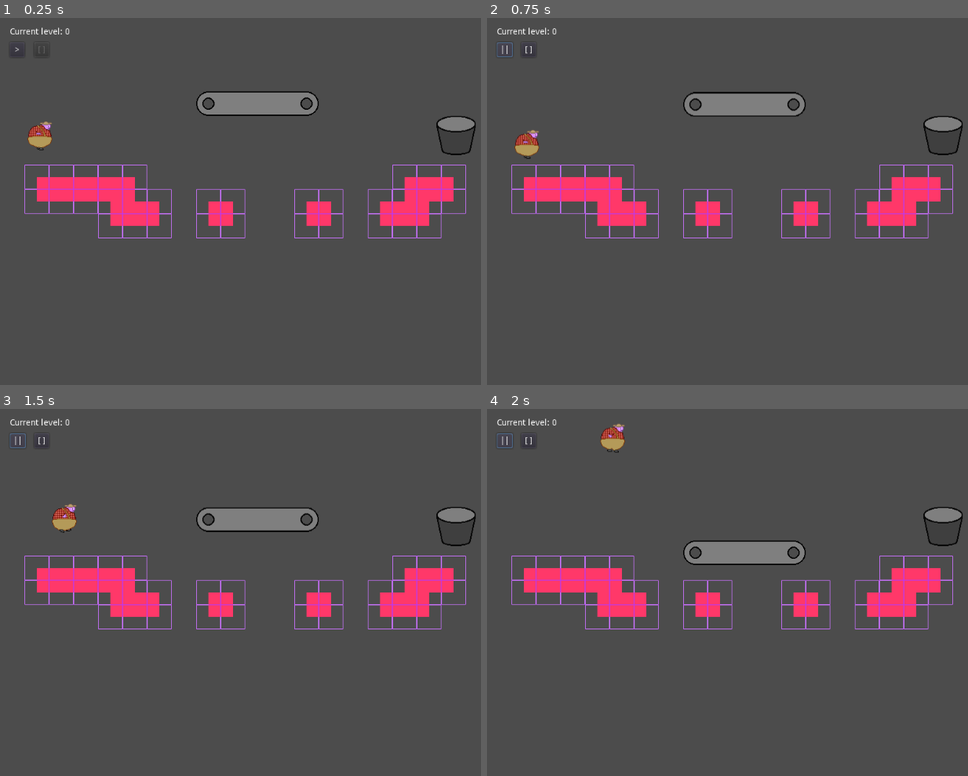
Above: before the commit, frames 1-4 (two rows, left to right).
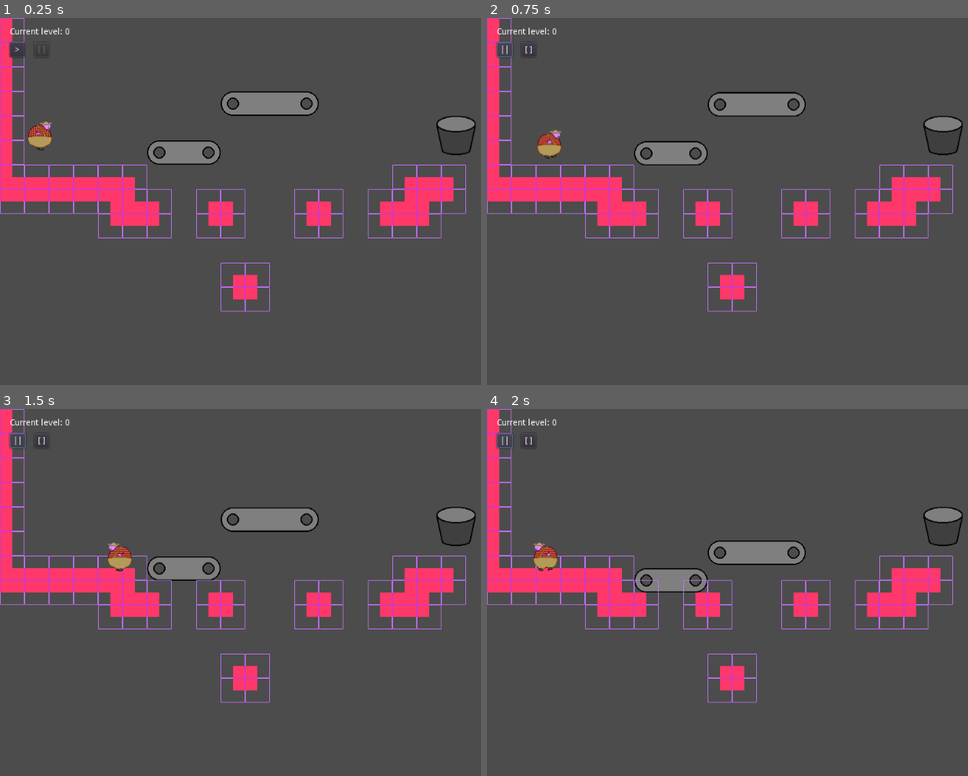
Above: after the commit, the same moments.

Repository: carsonswope/gmtk-jam
Game: Godot game, scene res://MainScene.tscn
Same seed, same stepped clock (60 frames per second), same inputs: the game is played once before the commit and once after it.
Inputs:
- Up to frame 1 (0.25 s): no input
- Up to frame 2 (0.75 s): click ">" at 0.5 s
- Up to frame 3 (1.5 s): hold Right (move_right) from 1.28 s (still down); tap Up (jump) at 1.35 s
- Up to frame 4 (2 s): keep holding Right (move_right); tap Up (jump) at 1.52, 1.82 s

The runs differ from the first frame. In frame 1, 3.5% of the frame differs, in the area x 0-57%, y 0-81%; in frame 2, 4.1%; in frame 3, 4.1%; in frame 4, 4.1%.

Commit message:
Player automoves

Diff:
--- a/Player.gd
+++ b/Player.gd
@@ -4,8 +4,9 @@
 var speed : int = 200
 var jumpForce : int = 600
 var gravity : int = 900
-var floor_angle : float = PI/9.0;
+var floor_angle : float = PI/6.0;
 var vel : Vector2 = Vector2()
+var moving_right : bool = true
 
 onready var sprite : AnimatedSprite = get_node("FullBody/Sprite")
 onready var hat : Sprite = get_node("FullBody/Hat")
@@ -17,18 +18,12 @@
 func _physics_process(delta):
 	vel.x = 0
 
-	if Input.is_action_pressed("move_left"):
-		vel.x -= speed
-	if Input.is_action_pressed("move_right"):
-		vel.x += speed
+	vel.x += speed if moving_right else -speed
 
 	vel = move_and_slide(vel, Vector2.UP, false, 4, floor_angle, false)
 
 	vel.y += gravity * delta
 
-	if is_on_floor():
-		if Input.is_action_just_pressed("jump"):
-			vel.y -= jumpForce
 	var hit_wall = false
 	var hit_floor = false
 	if get_slide_count() > 0:
@@ -42,6 +37,8 @@
 				hit_wall = true
 		if hit_floor:
 			body.rotation = -asin(normal.cross(Vector2.UP) / (normal.length() * Vector2.UP.length()))
+		if hit_wall:
+			moving_right = !moving_right
 	else:
 		body.rotation = max(0,abs(body.rotation)-PI/30.0)*sign(body.rotation)
 
--- a/levels/level_1.tscn
+++ b/levels/level_1.tscn
@@ -19,12 +19,18 @@
 [node name="Platform 1" parent="." instance=ExtResource( 5 )]
 
 [node name="tiles" parent="Platform 1" index="0"]
-tile_data = PoolIntArray( 196616, 0, 0, 196617, 4, 0, 196618, 4, 0, 196619, 4, 0, 196620, 2, 0 )
+tile_data = PoolIntArray( 327686, 0, 0, 327687, 4, 0, 327688, 2, 0 )
+
+[node name="Platform 2" parent="." instance=ExtResource( 5 )]
+
+[node name="tiles" parent="Platform 2" index="0"]
+tile_data = PoolIntArray( 196617, 0, 0, 196618, 4, 0, 196619, 4, 0, 196620, 2, 0 )
 
 [node name="Terrain" parent="." instance=ExtResource( 4 )]
 
 [node name="Terrain" parent="Terrain" index="0"]
-tile_data = PoolIntArray( -262140, 0, 0, -262139, 0, 0, 393217, 0, 196609, 393218, 0, 3, 393219, 0, 3, 393220, 0, 3, 393221, 0, 0, 393232, 0, 196609, 393233, 0, 3, 393234, 0, 0, 458753, 0, 131072, 458754, 0, 131073, 458755, 0, 131073, 458756, 0, 131074, 458757, 0, 2, 458758, 0, 0, 458760, 0, 196609, 458761, 0, 0, 458764, 0, 196609, 458765, 0, 0, 458767, 0, 196609, 458768, 0, 65537, 458769, 0, 65539, 458770, 0, 196611, 524292, 0, 131072, 524293, 0, 131073, 524294, 0, 196611, 524296, 0, 131072, 524297, 0, 196611, 524300, 0, 131072, 524301, 0, 196611, 524303, 0, 131072, 524304, 0, 131073, 524305, 0, 196611 )
+tile_data = PoolIntArray( -262140, 0, 0, -262139, 0, 0, -1, 0, 196609, -65536, 0, 0, 65535, 0, 1, 0, 0, 131075, 131071, 0, 1, 65536, 0, 131075, 196607, 0, 1, 131072, 0, 131075, 262143, 0, 1, 196608, 0, 131075, 327679, 0, 1, 262144, 0, 131075, 393215, 0, 1, 327680, 0, 131075, 458751, 0, 1, 393216, 0, 2, 393217, 0, 3, 393218, 0, 3, 393219, 0, 3, 393220, 0, 3, 393221, 0, 0, 393232, 0, 196609, 393233, 0, 3, 393234, 0, 0, 524287, 0, 131072, 458752, 0, 131073, 458753, 0, 131073, 458754, 0, 131073, 458755, 0, 131073, 458756, 0, 131074, 458757, 0, 2, 458758, 0, 0, 458760, 0, 196609, 458761, 0, 0, 458764, 0, 196609, 458765, 0, 0, 458767, 0, 196609, 458768, 0, 65537, 458769, 0, 65539, 458770, 0, 196611, 524292, 0, 131072, 524293, 0, 131073, 524294, 0, 196611, 524296, 0, 131072, 524297, 0, 196611, 524300, 0, 131072, 524301, 0, 196611, 524303, 0, 131072, 524304, 0, 131073, 524305, 0, 196611, 655369, 0, 196609, 655370, 0, 0, 720905, 0, 131072, 720906, 0, 196611 )
 
 [editable path="Platform 1"]
+[editable path="Platform 2"]
 [editable path="Terrain"]
